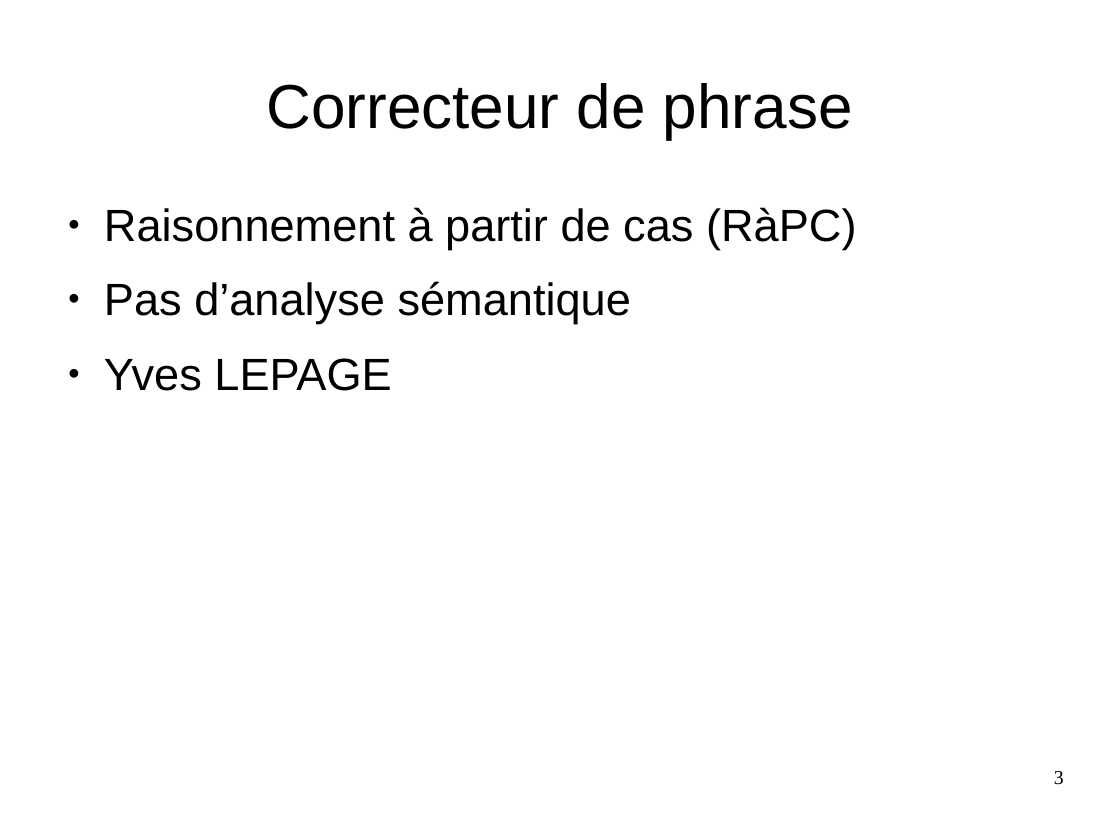
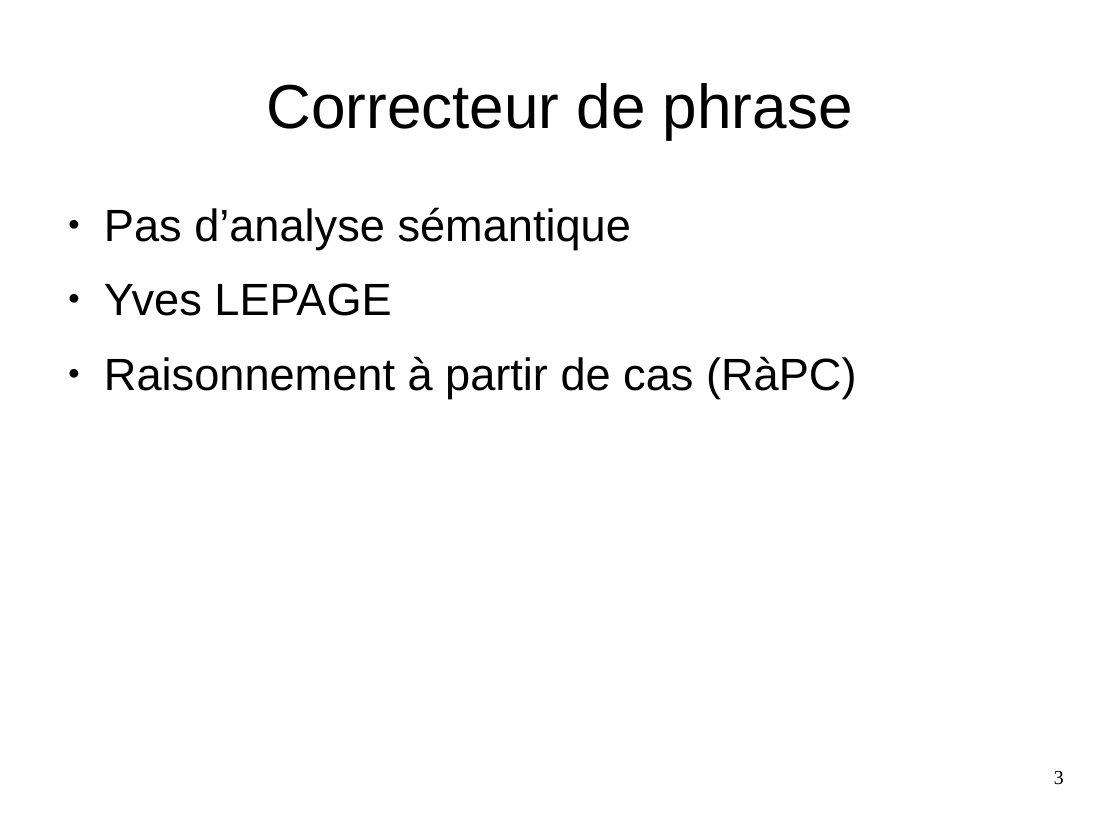
Before and after one commit to Sle3pingForest/StageL3, a slide deck: slide 3 of RapportAndre/Pres.odp. Drawn at 1120x840 pixels with LibreOffice and Linux fonts; fonts in the diff are those of the drawing. Boxes give left, top, right and bottom in pixels: in the first picture for what was removed or moved away, otherwise in the second. Text is boxed around its words. In the diff, an @@ line names an element or a change of style, - is before the commit and + after.

```diff
--- a/RapportAndre/Pres.odp
+++ b/RapportAndre/Pres.odp
@@ text at <box>104,207,857,250</box>: paragraph removed @@
-● Raisonnement à partir de cas (RàPC)
@@ text at <box>104,356,857,398</box>: paragraph added @@
+● Raisonnement à partir de cas (RàPC)
```
Also in this commit, not shown: 5 other slides changed, 1 slide added, 1 slide removed, 1 other file.
